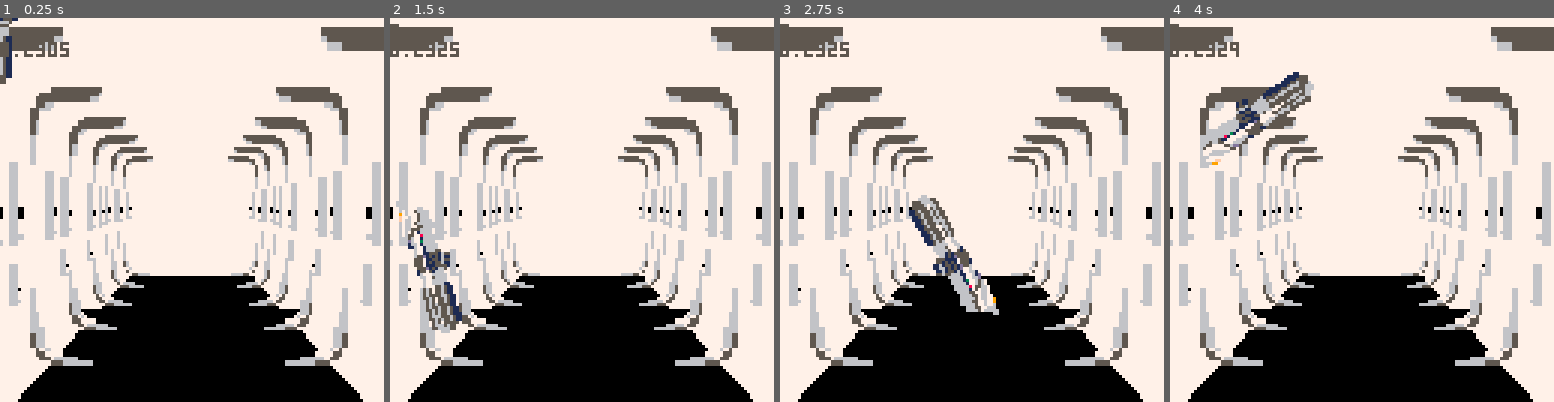
Above: before the commit, frames 1-4 (left to right).
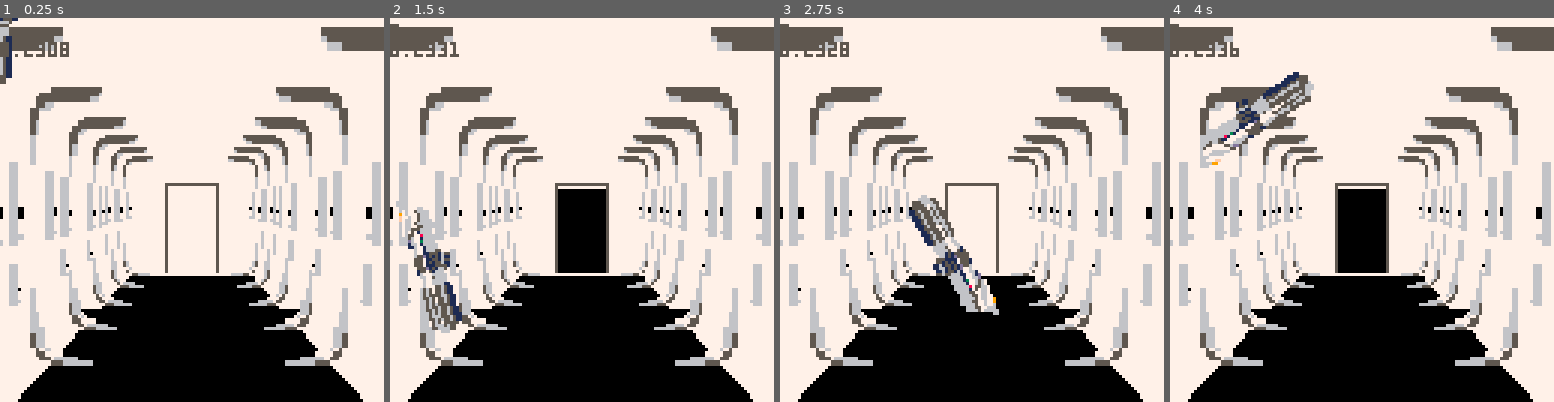
Above: after the commit, the same moments.

Repository: Chovin/Litghtsaber
Game: PICO-8 cartridge litghtsaber.p8
Same seed, same stepped clock (60 frames per second), same inputs: the game is played once before the commit and once after it.
Inputs (mouse positions are in pixels of both pictures, inside the frame that each line leads up to):
- Up to frame 1 (0.25 s): no input
- Up to frame 2 (1.5 s): tap X (X key) at 0.33, 1.07 s; click (670, 121) at 0.67 s; tap O (Z key) at 0.7 s; click (436, 267) at 1.22 s
- Up to frame 3 (2.75 s): hold Right 1.6-2.1 s; tap O (Z key) at 1.7, 2.1, 2.5 s; click (887, 114) at 1.77 s; tap X (X key) at 1.85 s; hold Up 2.15-2.42 s; click (952, 259) at 2.32 s; hold Right from 2.47 s (still down)
- Up to frame 4 (4 s): click (1404, 106) at 2.87 s; tap O (Z key) at 2.9, 3.3, 3.7 s; tap X (X key) at 2.97 s; release Right at 3.03 s; hold Left 3.08-3.58 s; click (1465, 256) at 3.42 s; hold Down 3.63-3.97 s; click (1231, 102) at 3.97 s

The runs differ from the first frame. In frame 1, 0.5% of the frame differs, in the area x 15-58%, y 7-67%; in frame 2, 3.3%, in the area x 12-58%, y 6-67%; in frame 3, 0.4%; in frame 4, 3.3%.

Commit message:
back door

Diff:
--- a/litghtsaber.p8
+++ b/litghtsaber.p8
@@ -154,6 +154,25 @@
  rectfill(corx1,100,corx2,97,0) -- left corridoor
  rectfill(127-corx1,100,127-corx2,97,0) -- right corridoor
  pal(3,0)
+
+ doorw = 17
+ doorh = 29
+ door_opened = max(0,sin(t))
+ if door_opened != 0 then
+  rectfill(64-doorw/2, syr+4-doorh*door_opened,
+            64+doorw/2, syr+4, 0)
+ end
+ -- door edges
+ rectfill(64-doorw/2, syr+4, -- left
+           64-doorw/2, syr+4-doorh,5)
+ rectfill(64+doorw/2, syr+4, -- right
+           64+doorw/2, syr+4-doorh,5)
+ -- rectfill(64-doorw/2, syr+4, -- bottom
+ --           64+doorw/2, syr+4,5)
+ rectfill(64-doorw/2, syr+4-doorh, -- top
+           64+doorw/2, syr+4-doorh,5)
+
+
  for z=0, 1.5, 1/(posts*3) do
   local px = (sx-64)/z + 64
   local py = (sy-64)/z + 64
